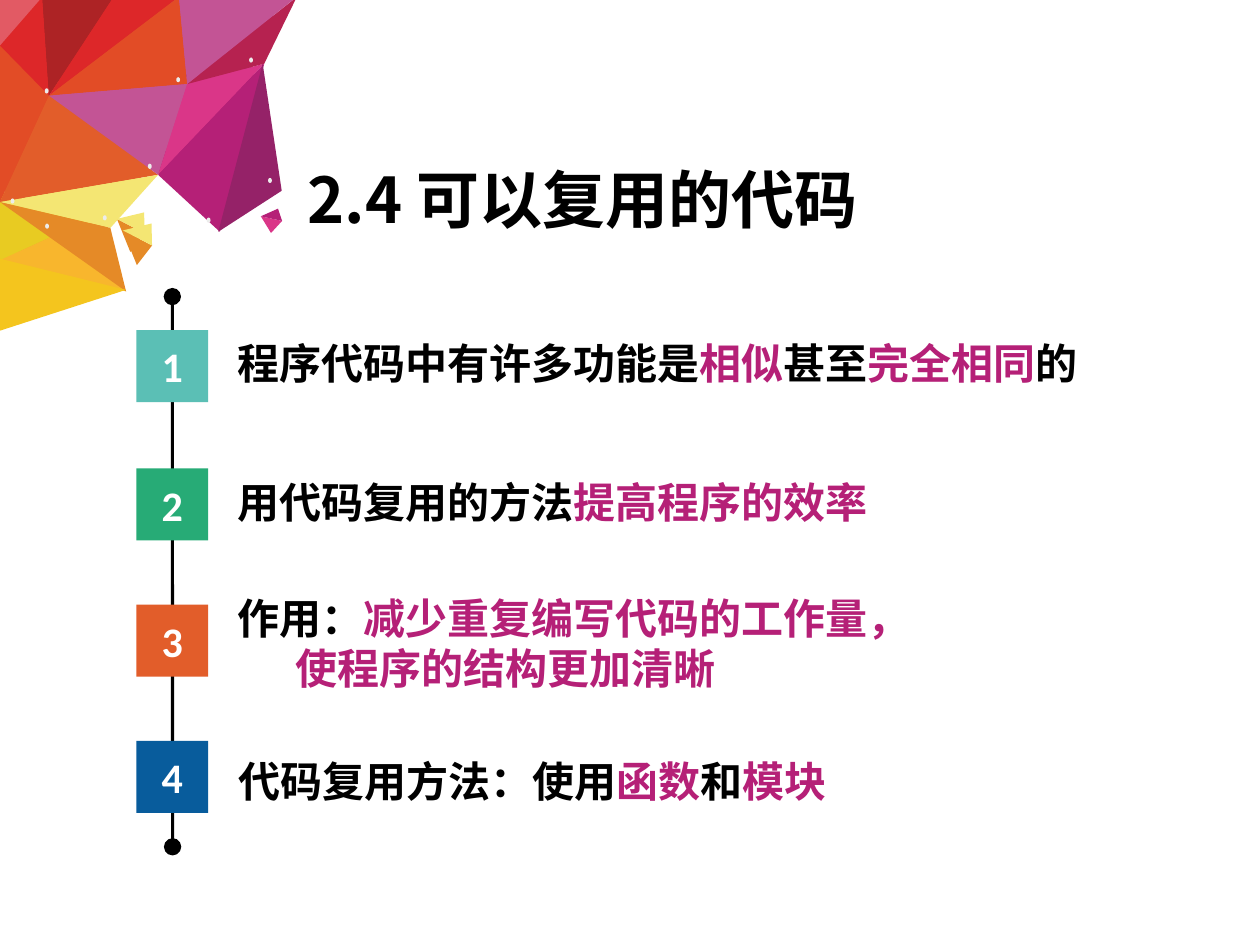
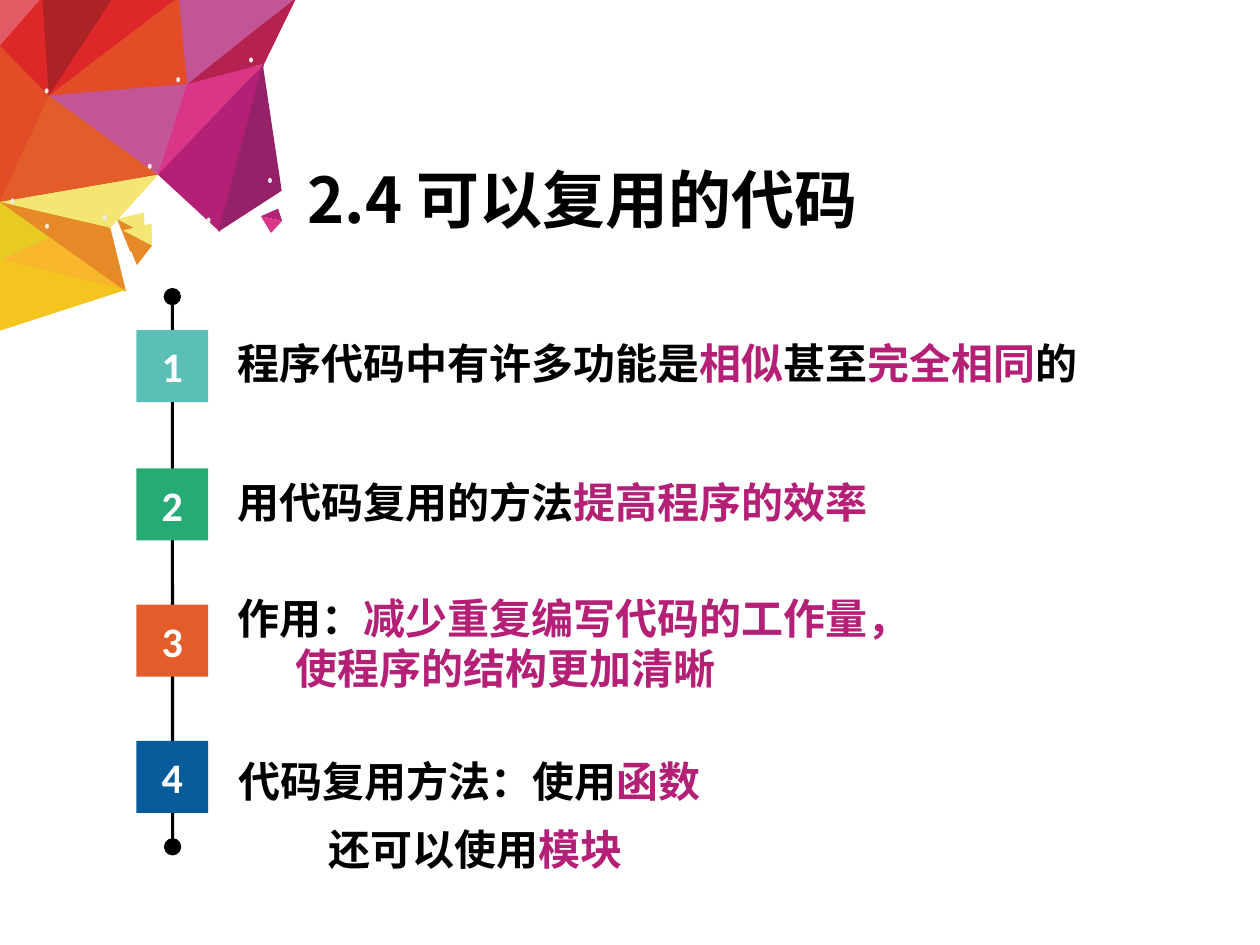
Before and after one commit to hongm32/2020design, a slide deck: slide 13 of 【第07-08课】可以复用的代码/【第07课】2.4可以复用的代码.pptx. Drawn at 1260x945 pixels with LibreOffice and Linux fonts; fonts in the diff are those of the drawing. Boxes give left, top, right and bottom in pixels: in the first picture for what was removed or moved away, otherwise in the second. Text is boxed around its words. In the diff, an @@ line names an element or a change of style, - is before the commit and + after.

```diff
--- a/【第07-08课】可以复用的代码/【第07课】2.4可以复用的代码.pptx
+++ b/【第07-08课】可以复用的代码/【第07课】2.4可以复用的代码.pptx
@@ text at (x1=238, y1=761, x2=700, y2=801): text changed @@
-代码复用方法：使用函数和模块
+代码复用方法：使用函数
@@ text added at (x1=328, y1=829, x2=622, y2=869), 24 pt, text #000000, bold @@
+还可以使用模块
```
Also in this commit, not shown: 1 other slide changed, 20 other files.
